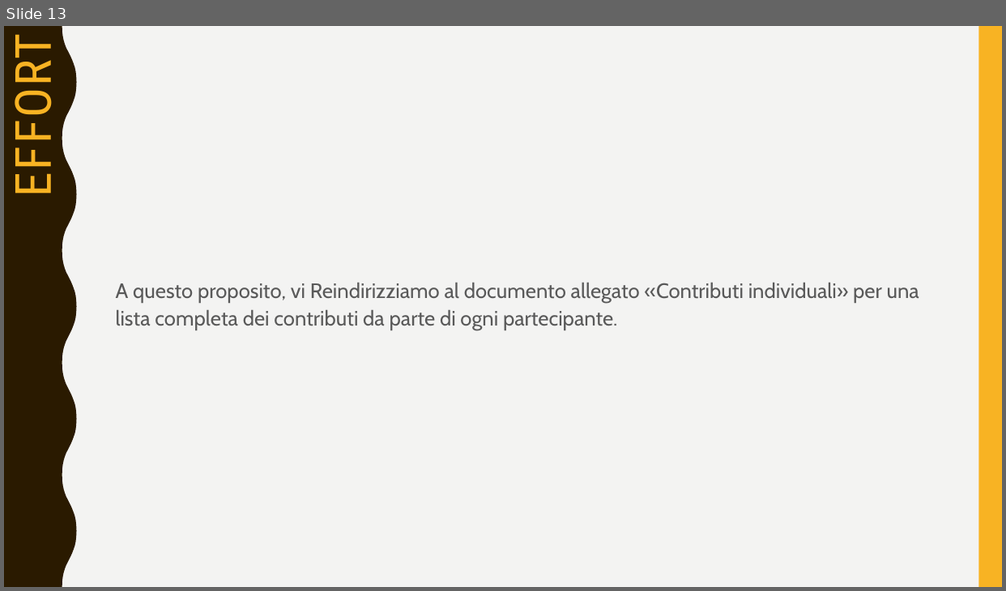
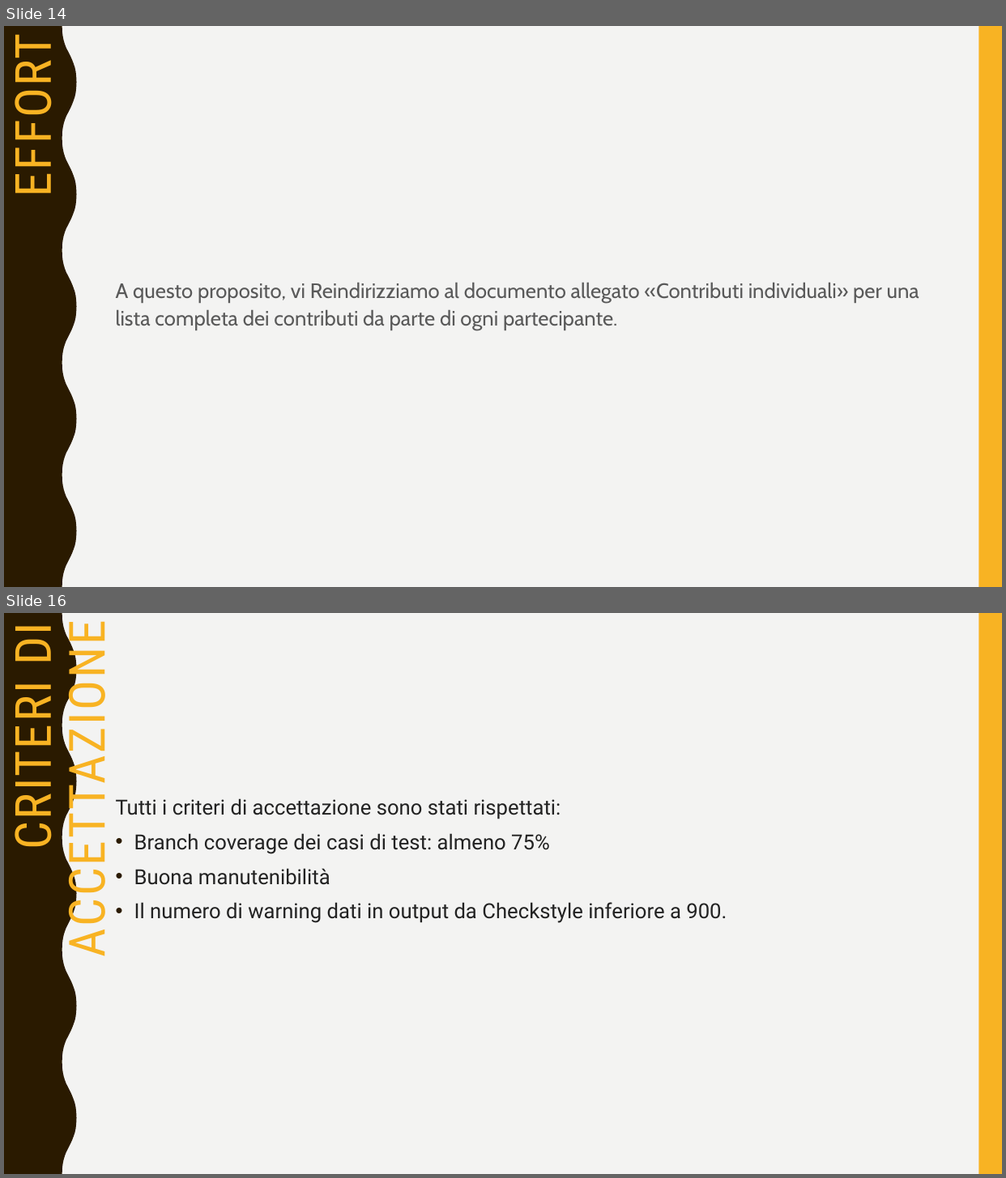
Before and after one commit to sfarina12/NC_05, a slide deck: Presentazione_Seconda consegna/2021_Presentazione_NC08.pptx. Shown one above the other, each under a label of ours: slide 13 before the commit, slides 14 and 16 after it; the slides between them are not shown. The pictures are 1006x591 and 1006x1178 pixels, drawn with LibreOffice and Linux fonts; fonts in the diff are those of the drawing. Boxes give left, top, right and bottom in pixels: in the first picture for what was removed or moved away, otherwise in the second. Text is boxed around its words. In the diff, an @@ line names an element or a change of style, - is before the commit and + after.

```diff
--- a/Presentazione_Seconda consegna/2021_Presentazione_NC08.pptx
+++ b/Presentazione_Seconda consegna/2021_Presentazione_NC08.pptx
@@ slide 16 added at [4, 613, 1002, 1174], background #F3F3F2; not listed: 2 template elements that a slide beside it also shows @@
@@ title added at [4, 627, 118, 947], 48 pt, text #F8B323 @@
+CRITERI DI ACCETTAZIONE
@@ text added at [116, 798, 727, 923], 20 pt, text #222222 @@
+Tutti i criteri di accettazione sono stati rispettati:
+• Branch coverage dei casi di test: almeno 75%
+• Buona manutenibilità
+• Il numero di warning dati in output da Checkstyle inferiore a 900.
@@ what was slide 13 is now slide 14 @@
```
Also in this commit, not shown: 2 slides changed, 1 other slide added, 1 slide removed, 1 other file.
